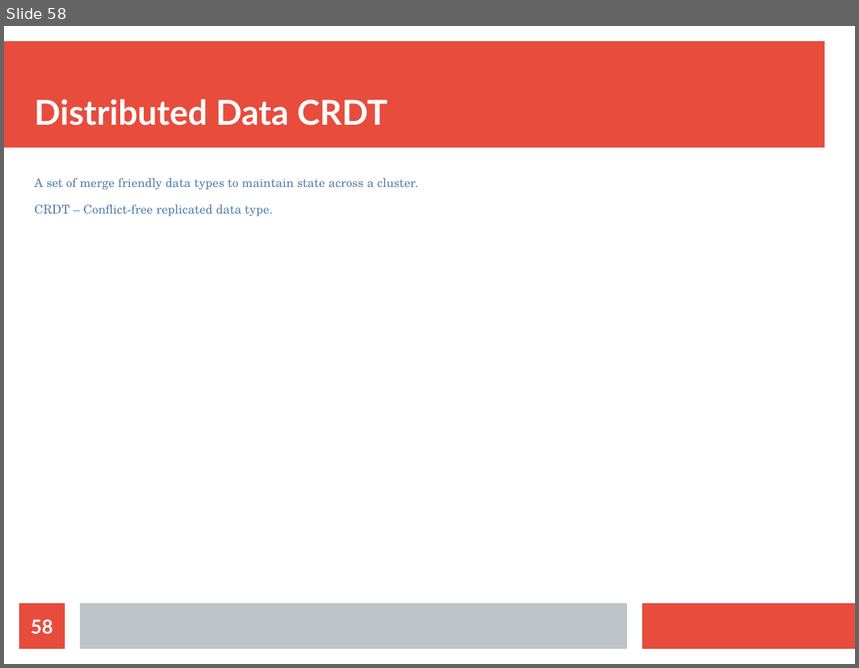
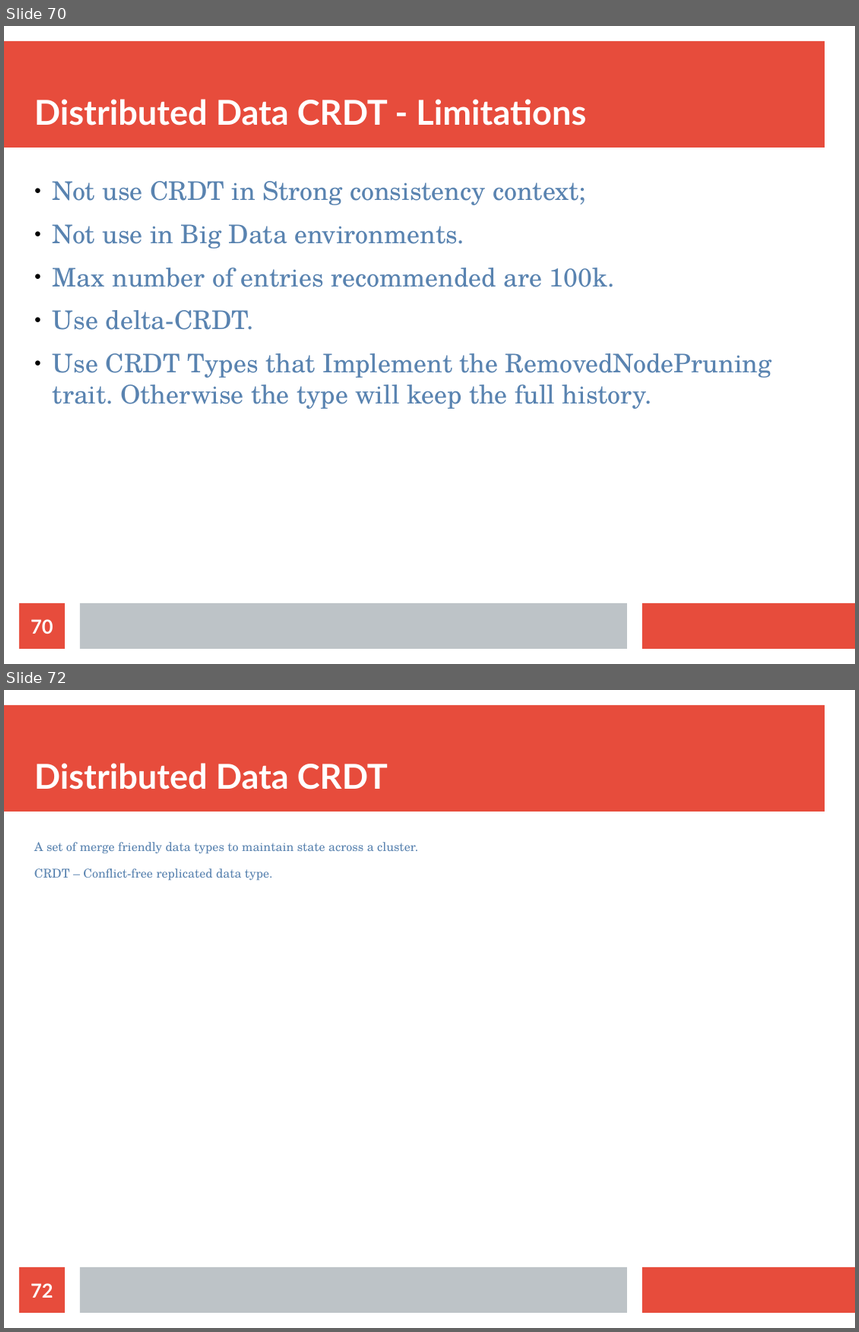
Before and after one commit to bytemania/akka-java-cluster, a slide deck: src/main/resources/res/presentation.odp. Shown one above the other, each under a label of ours: slide 58 before the commit, slides 70 and 72 after it; the slides between them are not shown. The pictures are 859x668 and 859x1332 pixels, drawn with LibreOffice and Linux fonts; fonts in the diff are those of the drawing. Boxes give left, top, right and bottom in pixels: in the first picture for what was removed or moved away, otherwise in the second. Text is boxed around its words. In the diff, an @@ line names an element or a change of style, - is before the commit and + after.

```diff
--- a/src/main/resources/res/presentation.odp
+++ b/src/main/resources/res/presentation.odp
@@ slide 70 added at (x1=4, y1=26, x2=855, y2=664), background #FFFFFF; not listed: 3 template elements that a slide beside it also shows @@
@@ title added at (x1=34, y1=99, x2=586, y2=126), 32 pt, text #FFFFFF, bold @@
+Distributed Data CRDT - Limitations
@@ text added at (x1=53, y1=181, x2=772, y2=409), 24 pt, text #5983B0 @@
+● Not use CRDT in Strong consistency context;
+● Not use in Big Data environments.
+● Max number of entries recommended are 100k.
+● Use delta-CRDT.
+● Use CRDT Types that Implement the RemovedNodePruning trait. Otherwise the type will keep the full history.
@@ page number added at (x1=19, y1=604, x2=65, y2=649), fill #E74C3C, 18 pt, text #FFFFFF, bold @@
+70
@@ what was slide 58 is now slide 72 @@
@@ page number at (x1=31, y1=1284, x2=53, y2=1298): text changed @@
-58
+72
```
Also in this commit, not shown: 5 slides changed, 14 other slides added.
